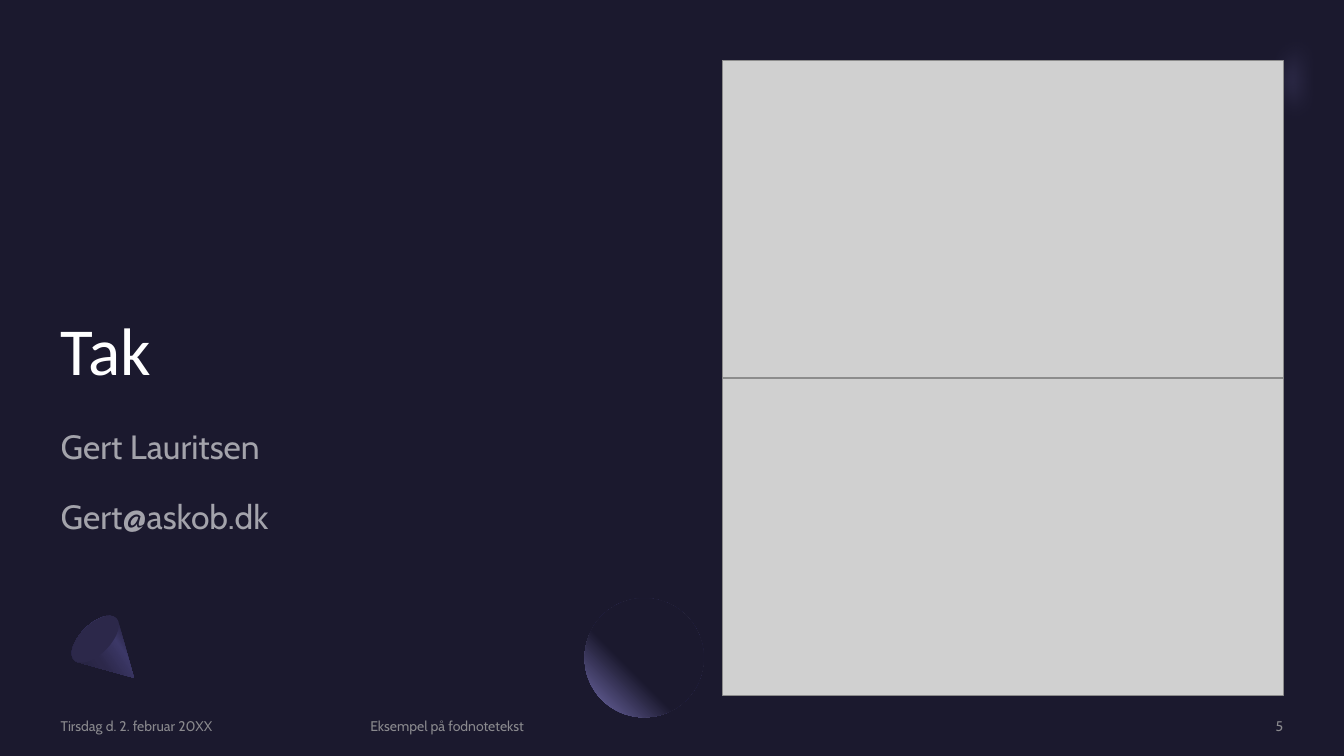
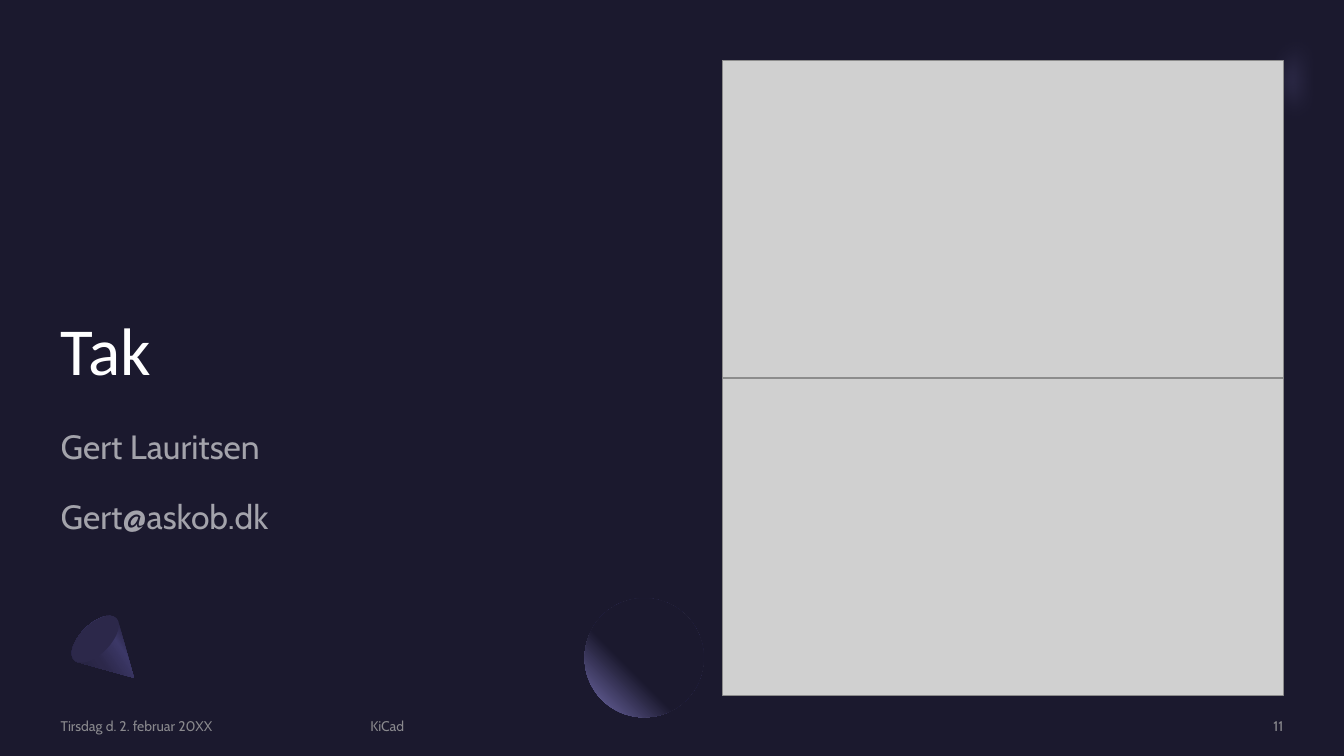
Before and after one commit to IDASeminar/KicadVsOrcad, a slide deck: slide 11 of Kicad 6.pptx (slide 5 before the commit). Drawn at 1344x756 pixels with LibreOffice and Linux fonts; fonts in the diff are those of the drawing; grey boxes stand for pictures. Boxes give left, top, right and bottom in pixels: in the first picture for what was removed or moved away, otherwise in the second. Text is boxed around its words. In the diff, an @@ line names an element or a change of style, - is before the commit and + after.

```diff
--- a/Kicad 6.pptx
+++ b/Kicad 6.pptx
@@ text at <box>370,720,404,731</box>: text changed @@
-Eksempel på fodnotetekst
+KiCad
@@ page number at <box>1273,721,1283,731</box>: text changed @@
-5
+11
```
Also in this commit, not shown: 2 other slides changed, 6 slides added, 28 other files.
